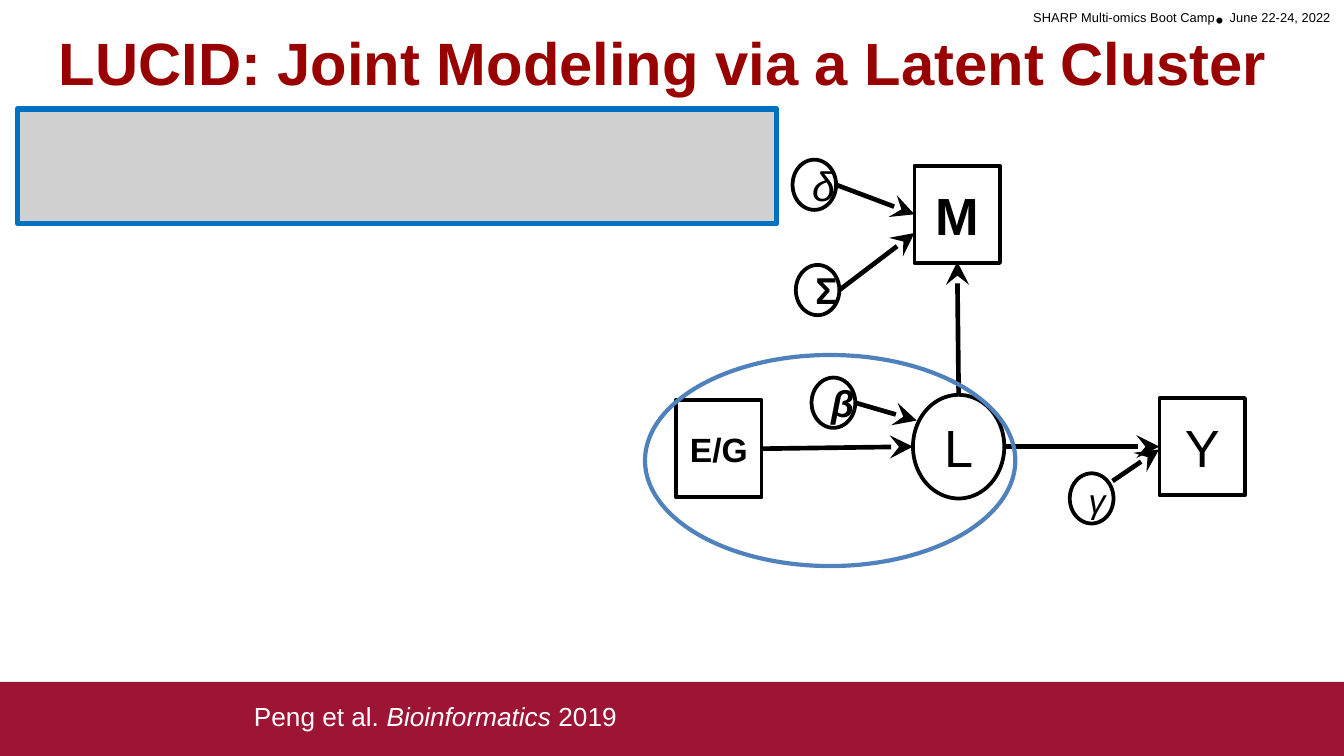
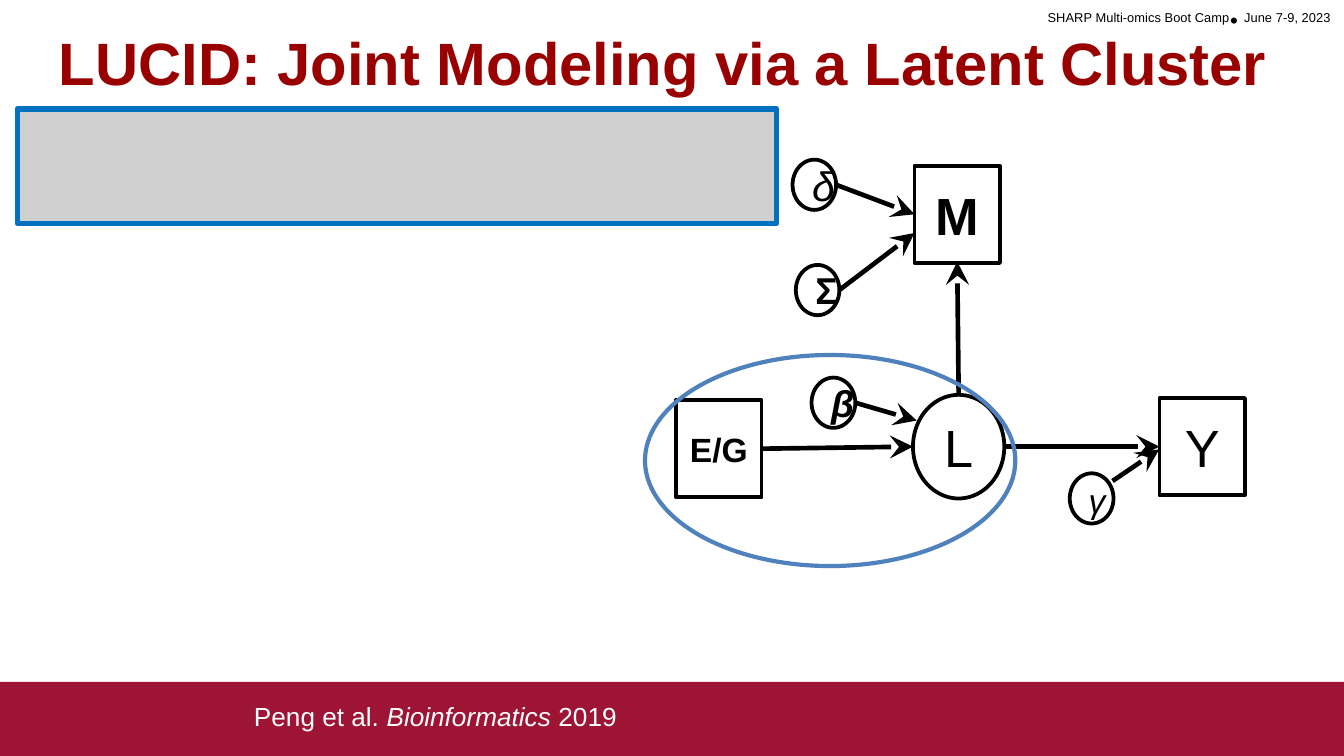
Before and after one commit to ContiLab-usc/SHARP_Multiomics_Course, a slide deck: slide 12 of Lectures/Session 13 Material/S13.MediationLecture2.pptx. Drawn at 1344x756 pixels with LibreOffice and Linux fonts; fonts in the diff are those of the drawing; grey boxes stand for pictures; background and template pictures are left out. Boxes give left, top, right and bottom in pixels: in the first picture for what was removed or moved away, otherwise in the second. Text is boxed around its words. In the diff, an @@ line names an element or a change of style, - is before the commit and + after.

Commit message:
updated for June 2023 class

```diff
--- a/Lectures/Session 13 Material/S13.MediationLecture2.pptx
+++ b/Lectures/Session 13 Material/S13.MediationLecture2.pptx
@@ text at [1048,12,1331,25]: text changed @@
-SHARP Multi-omics Boot Camp• June 22-24, 2022
+SHARP Multi-omics Boot Camp• June 7-9, 2023
```
Also in this commit, not shown: 23 other slides changed, 2 other files.
